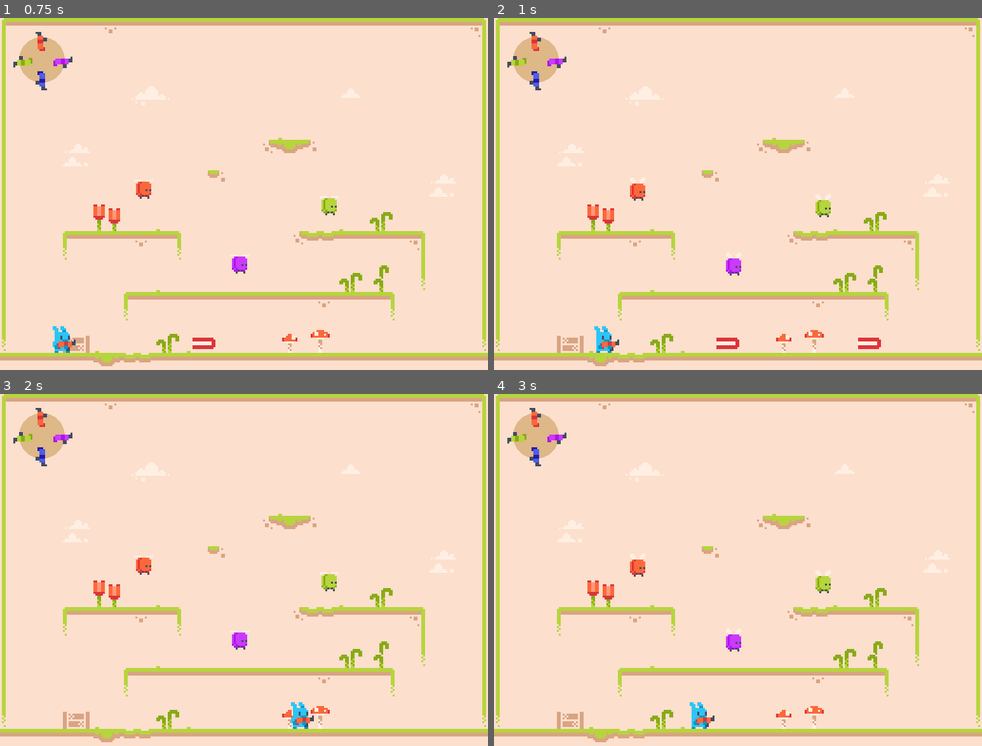
Above: before the commit, frames 1-4 (two rows, left to right).
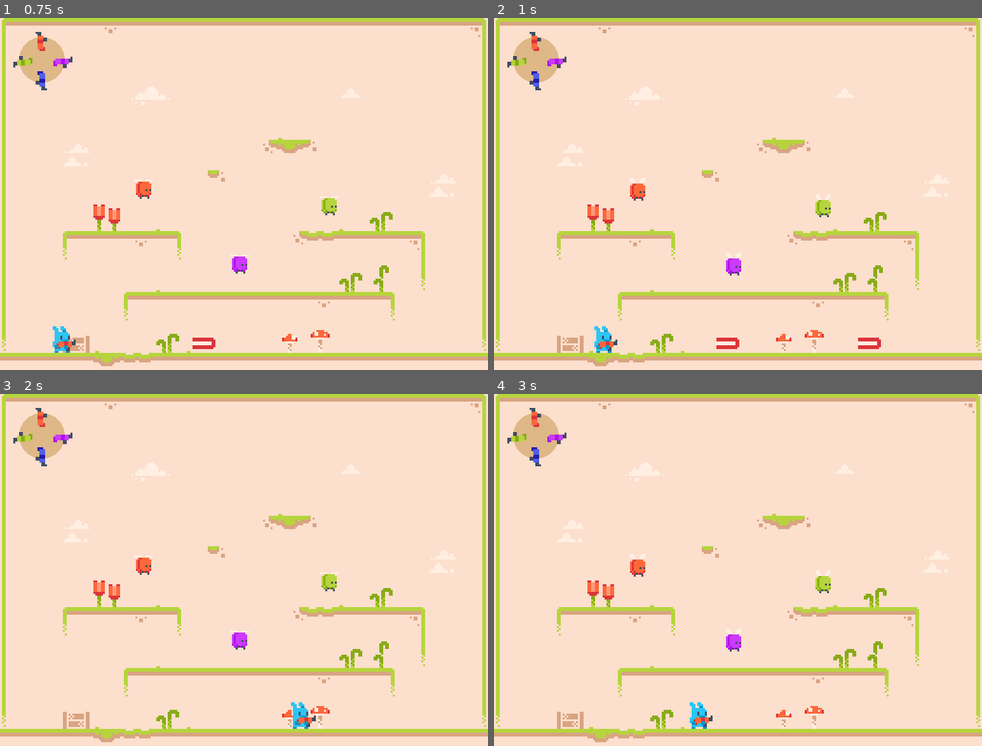
Above: after the commit, the same moments.

Repository: twe4ked/rotato
Game: Godot game, scene res://World.tscn
Two runs of this game, one before a commit and one after it. Both use one fixed random seed, a clock stepped at 60 frames per second and the inputs below.
Inputs:
- Up to frame 1 (0.75 s): tap Enter (ui_accept) at 0.5 s; hold Right (ui_right) from 0.53 s (still down)
- Up to frame 2 (1 s): keep holding Right (ui_right); tap Enter (ui_accept) at 0.77 s
- Up to frame 3 (2 s): keep holding Right (ui_right); tap Enter (ui_accept) at 1.52 s
- Up to frame 4 (3 s): release Right (ui_right) at 2.03 s; hold Left (ui_left) 2.03-2.78 s; hold Right (ui_right) from 2.78 s (still down)

Frame 1 is identical in both runs. In frame 2, less than 0.1% of the frame differs, in the area x 20-26%, y 91-95%; in frame 3, less than 0.1%; in frame 4, less than 0.1%.

Commit message:
Implement jump animation using AnimationTree state machine and blending

Diff:
--- a/Instructions.gd
+++ b/Instructions.gd
@@ -3,8 +3,8 @@
 func _ready():
 	$RichTextLabel.visible = false
 
-func _on_Area2D_body_entered(body):
+func _on_Area2D_body_entered(_body):
 	$RichTextLabel.visible = true
 
-func _on_Area2D_body_exited(body):
+func _on_Area2D_body_exited(_body):
 	$RichTextLabel.visible = false
--- a/Player.gd
+++ b/Player.gd
@@ -29,14 +29,16 @@
 
 var weapon_color = WeaponColor.Red
 
-onready var sprite = $AnimatedSprite
+onready var sprite = $Sprite
+onready var animationTree = $AnimationTree
+onready var animationPlayback = animationTree.get("parameters/playback")
 onready var muzzleFlashTimer = $MuzzleFlash/Timer
 onready var muzzleFlash = $MuzzleFlash
 
 onready var Projectile = load("res://Projectile.tscn")
 
 func _ready():
-	sprite.play("Red")
+	animationTree.active = true
 
 func _process(delta):
 	var world = get_tree().current_scene
@@ -57,17 +59,16 @@
 	var spinner_rotation = 0.0
 	match weapon_color:
 		WeaponColor.Red:
-			sprite.play("Red")
 			spinner_rotation = 0.0
 		WeaponColor.Green:
-			sprite.play("Green")
 			spinner_rotation = 90.0
 		WeaponColor.Blue:
-			sprite.play("Blue")
 			spinner_rotation = 180.0
 		WeaponColor.Purple:
-			sprite.play("Purple")
 			spinner_rotation = 270.0
+
+	animationTree.set("parameters/Idle/blend_position", weapon_color)
+	animationTree.set("parameters/Jumping/blend_position", weapon_color)
 
 	var weaponSpinner = world.find_node("WeaponSpinner")
 	var old_rotation = weaponSpinner.get_rotation()
@@ -100,7 +101,11 @@
 
 	velocity.y += get_gravity() * delta
 
+	if is_on_floor():
+		animationPlayback.travel("Idle")
+
 	if is_on_floor() && Input.is_action_just_pressed("ui_up"):
+		animationPlayback.travel("Jumping")
 		velocity.y = jump_velocity
 
 	sprite.flip_h = facing == Facing.Left
--- a/World.tscn
+++ b/World.tscn
@@ -750,61 +750,6 @@
 39/shapes = [  ]
 39/z_index = 0
 
-[sub_resource type="AtlasTexture" id=1]
-atlas = ExtResource( 1 )
-region = Rect2( 0, 64, 16, 16 )
-
-[sub_resource type="AtlasTexture" id=3]
-atlas = ExtResource( 1 )
-region = Rect2( 32, 64, 16, 16 )
-
-[sub_resource type="AtlasTexture" id=18]
-atlas = ExtResource( 1 )
-region = Rect2( 0, 96, 16, 16 )
-
-[sub_resource type="AtlasTexture" id=19]
-atlas = ExtResource( 1 )
-region = Rect2( 32, 96, 16, 16 )
-
-[sub_resource type="AtlasTexture" id=20]
-atlas = ExtResource( 1 )
-region = Rect2( 96, 96, 16, 16 )
-
-[sub_resource type="AtlasTexture" id=21]
-atlas = ExtResource( 1 )
-region = Rect2( 128, 96, 16, 16 )
-
-[sub_resource type="AtlasTexture" id=22]
-atlas = ExtResource( 1 )
-region = Rect2( 48, 96, 16, 16 )
-
-[sub_resource type="AtlasTexture" id=23]
-atlas = ExtResource( 1 )
-region = Rect2( 80, 96, 16, 16 )
-
-[sub_resource type="SpriteFrames" id=4]
-animations = [ {
-"frames": [ SubResource( 1 ), SubResource( 3 ) ],
-"loop": true,
-"name": "Red",
-"speed": 5.0
-}, {
-"frames": [ SubResource( 18 ), SubResource( 19 ) ],
-"loop": true,
-"name": "Purple",
-"speed": 5.0
-}, {
-"frames": [ SubResource( 20 ), SubResource( 21 ) ],
-"loop": true,
-"name": "Green",
-"speed": 5.0
-}, {
-"frames": [ SubResource( 22 ), SubResource( 23 ) ],
-"loop": true,
-"name": "Blue",
-"speed": 5.0
-} ]
-
 [sub_resource type="CapsuleShape2D" id=5]
 radius = 3.55291
 height = 3.59492
@@ -812,6 +757,214 @@
 [sub_resource type="CapsuleShape2D" id=35]
 radius = 3.86422
 height = 4.74116
+
+[sub_resource type="AnimationNodeAnimation" id=37]
+animation = "RedIdle"
+
+[sub_resource type="AnimationNodeAnimation" id=38]
+animation = "GreenIdle"
+
+[sub_resource type="AnimationNodeAnimation" id=39]
+animation = "BlueIdle"
+
+[sub_resource type="AnimationNodeAnimation" id=40]
+animation = "PurpleIdle"
+
+[sub_resource type="AnimationNodeBlendSpace1D" id=41]
+blend_point_0/node = SubResource( 37 )
+blend_point_0/pos = 0.0
+blend_point_1/node = SubResource( 38 )
+blend_point_1/pos = 1.0
+blend_point_2/node = SubResource( 39 )
+blend_point_2/pos = 2.0
+blend_point_3/node = SubResource( 40 )
+blend_point_3/pos = 3.0
+min_space = 0.0
+max_space = 3.0
+snap = 1.0
+
+[sub_resource type="AnimationNodeAnimation" id=51]
+animation = "RedJump"
+
+[sub_resource type="AnimationNodeAnimation" id=55]
+animation = "GreenJump"
+
+[sub_resource type="AnimationNodeAnimation" id=56]
+animation = "BlueJump"
+
+[sub_resource type="AnimationNodeAnimation" id=57]
+animation = "PurpleJump"
+
+[sub_resource type="AnimationNodeBlendSpace1D" id=47]
+blend_point_0/node = SubResource( 51 )
+blend_point_0/pos = 0.0
+blend_point_1/node = SubResource( 55 )
+blend_point_1/pos = 1.0
+blend_point_2/node = SubResource( 56 )
+blend_point_2/pos = 2.0
+blend_point_3/node = SubResource( 57 )
+blend_point_3/pos = 3.0
+min_space = 0.0
+max_space = 3.0
+snap = 1.0
+
+[sub_resource type="AnimationNodeStateMachineTransition" id=48]
+
+[sub_resource type="AnimationNodeStateMachineTransition" id=49]
+
+[sub_resource type="AnimationNodeStateMachine" id=42]
+states/Idle/node = SubResource( 41 )
+states/Idle/position = Vector2( 604.5, 105.5 )
+states/Jumping/node = SubResource( 47 )
+states/Jumping/position = Vector2( 799, 104.5 )
+transitions = [ "Idle", "Jumping", SubResource( 48 ), "Jumping", "Idle", SubResource( 49 ) ]
+start_node = "Idle"
+
+[sub_resource type="AnimationNodeStateMachinePlayback" id=43]
+
+[sub_resource type="Animation" id=44]
+resource_name = "BlueIdle"
+length = 0.4
+loop = true
+step = 0.2
+tracks/0/type = "value"
+tracks/0/path = NodePath("Sprite:frame")
+tracks/0/interp = 1
+tracks/0/loop_wrap = true
+tracks/0/imported = false
+tracks/0/enabled = true
+tracks/0/keys = {
+"times": PoolRealArray( 0, 0.2 ),
+"transitions": PoolRealArray( 1, 1 ),
+"update": 1,
+"values": [ 63, 65 ]
+}
+
+[sub_resource type="Animation" id=52]
+resource_name = "BlueJump"
+length = 0.2
+loop = true
+step = 0.2
+tracks/0/type = "value"
+tracks/0/path = NodePath("Sprite:frame")
+tracks/0/interp = 1
+tracks/0/loop_wrap = true
+tracks/0/imported = false
+tracks/0/enabled = true
+tracks/0/keys = {
+"times": PoolRealArray( 0 ),
+"transitions": PoolRealArray( 1 ),
+"update": 1,
+"values": [ 64 ]
+}
+
+[sub_resource type="Animation" id=45]
+resource_name = "GreenIdle"
+length = 0.4
+loop = true
+step = 0.2
+tracks/0/type = "value"
+tracks/0/path = NodePath("Sprite:frame")
+tracks/0/interp = 1
+tracks/0/loop_wrap = true
+tracks/0/imported = false
+tracks/0/enabled = true
+tracks/0/keys = {
+"times": PoolRealArray( 0, 0.2 ),
+"transitions": PoolRealArray( 1, 1 ),
+"update": 1,
+"values": [ 66, 68 ]
+}
+
+[sub_resource type="Animation" id=53]
+resource_name = "GreenJump"
+length = 0.1
+loop = true
+step = 0.2
+tracks/0/type = "value"
+tracks/0/path = NodePath("Sprite:frame")
+tracks/0/interp = 1
+tracks/0/loop_wrap = true
+tracks/0/imported = false
+tracks/0/enabled = true
+tracks/0/keys = {
+"times": PoolRealArray( 0 ),
+"transitions": PoolRealArray( 1 ),
+"update": 1,
+"values": [ 67 ]
+}
+
+[sub_resource type="Animation" id=46]
+resource_name = "PurpleIdle"
+length = 0.4
+loop = true
+step = 0.2
+tracks/0/type = "value"
+tracks/0/path = NodePath("Sprite:frame")
+tracks/0/interp = 1
+tracks/0/loop_wrap = true
+tracks/0/imported = false
+tracks/0/enabled = true
+tracks/0/keys = {
+"times": PoolRealArray( 0, 0.2 ),
+"transitions": PoolRealArray( 1, 1 ),
+"update": 1,
+"values": [ 60, 62 ]
+}
+
+[sub_resource type="Animation" id=54]
+resource_name = "PurpleJump"
+length = 0.1
+loop = true
+step = 0.2
+tracks/0/type = "value"
+tracks/0/path = NodePath("Sprite:frame")
+tracks/0/interp = 1
+tracks/0/loop_wrap = true
+tracks/0/imported = false
+tracks/0/enabled = true
+tracks/0/keys = {
+"times": PoolRealArray( 0 ),
+"transitions": PoolRealArray( 1 ),
+"update": 1,
+"values": [ 61 ]
+}
+
+[sub_resource type="Animation" id=36]
+resource_name = "RedIdle"
+length = 0.4
+loop = true
+step = 0.2
+tracks/0/type = "value"
+tracks/0/path = NodePath("Sprite:frame")
+tracks/0/interp = 1
+tracks/0/loop_wrap = true
+tracks/0/imported = false
+tracks/0/enabled = true
+tracks/0/keys = {
+"times": PoolRealArray( 0, 0.2 ),
+"transitions": PoolRealArray( 1, 1 ),
+"update": 1,
+"values": [ 40, 42 ]
+}
+
+[sub_resource type="Animation" id=50]
+resource_name = "RedJump"
+length = 0.2
+loop = true
+step = 0.2
+tracks/0/type = "value"
+tracks/0/path = NodePath("Sprite:frame")
+tracks/0/interp = 1
+tracks/0/loop_wrap = true
+tracks/0/imported = false
+tracks/0/enabled = true
+tracks/0/keys = {
+"times": PoolRealArray( 0 ),
+"transitions": PoolRealArray( 1 ),
+"update": 1,
+"values": [ 41 ]
+}
 
 [sub_resource type="DynamicFont" id=33]
 font_data = ExtResource( 4 )
@@ -836,9 +989,11 @@
 "_edit_group_": true
 }
 
-[node name="AnimatedSprite" type="AnimatedSprite" parent="Player"]
-frames = SubResource( 4 )
-animation = "Green"
+[node name="Sprite" type="Sprite" parent="Player"]
+texture = ExtResource( 1 )
+hframes = 10
+vframes = 9
+frame = 40
 
 [node name="CollisionShape2D" type="CollisionShape2D" parent="Player"]
 visible = false
@@ -864,6 +1019,23 @@
 [node name="CollisionShape2D" parent="Player/Hitbox" index="0"]
 position = Vector2( -0.174599, 1.86237 )
 shape = SubResource( 35 )
+
+[node name="AnimationTree" type="AnimationTree" parent="Player"]
+tree_root = SubResource( 42 )
+anim_player = NodePath("../AnimationPlayer")
+parameters/playback = SubResource( 43 )
+parameters/Idle/blend_position = 0.0
+parameters/Jumping/blend_position = 2.21735
+
+[node name="AnimationPlayer" type="AnimationPlayer" parent="Player"]
+anims/BlueIdle = SubResource( 44 )
+anims/BlueJump = SubResource( 52 )
+anims/GreenIdle = SubResource( 45 )
+anims/GreenJump = SubResource( 53 )
+anims/PurpleIdle = SubResource( 46 )
+anims/PurpleJump = SubResource( 54 )
+anims/RedIdle = SubResource( 36 )
+anims/RedJump = SubResource( 50 )
 
 [node name="Enemies" type="Node" parent="."]
 
Not shown: 1 places in World.tscn that only renumber resources
